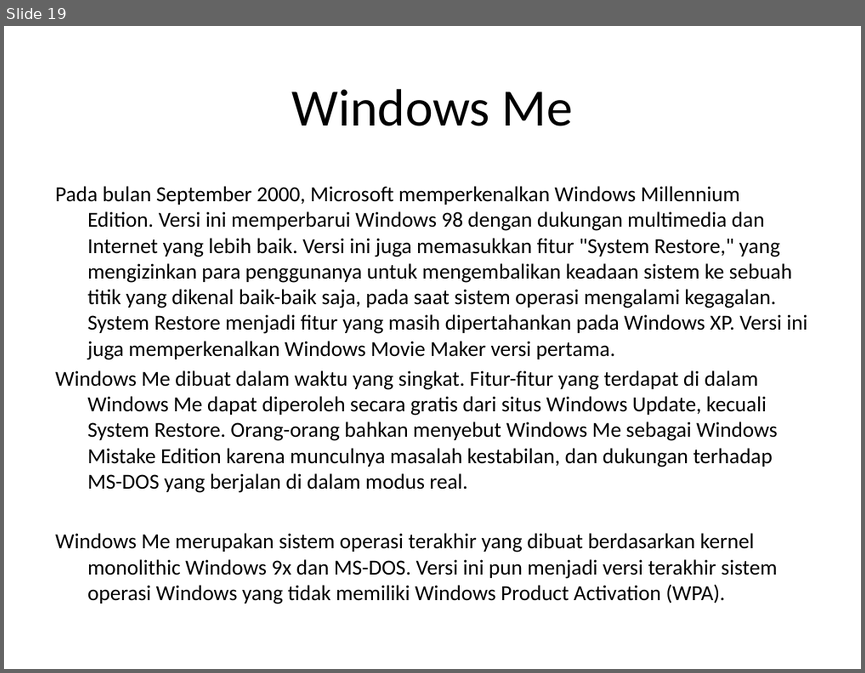
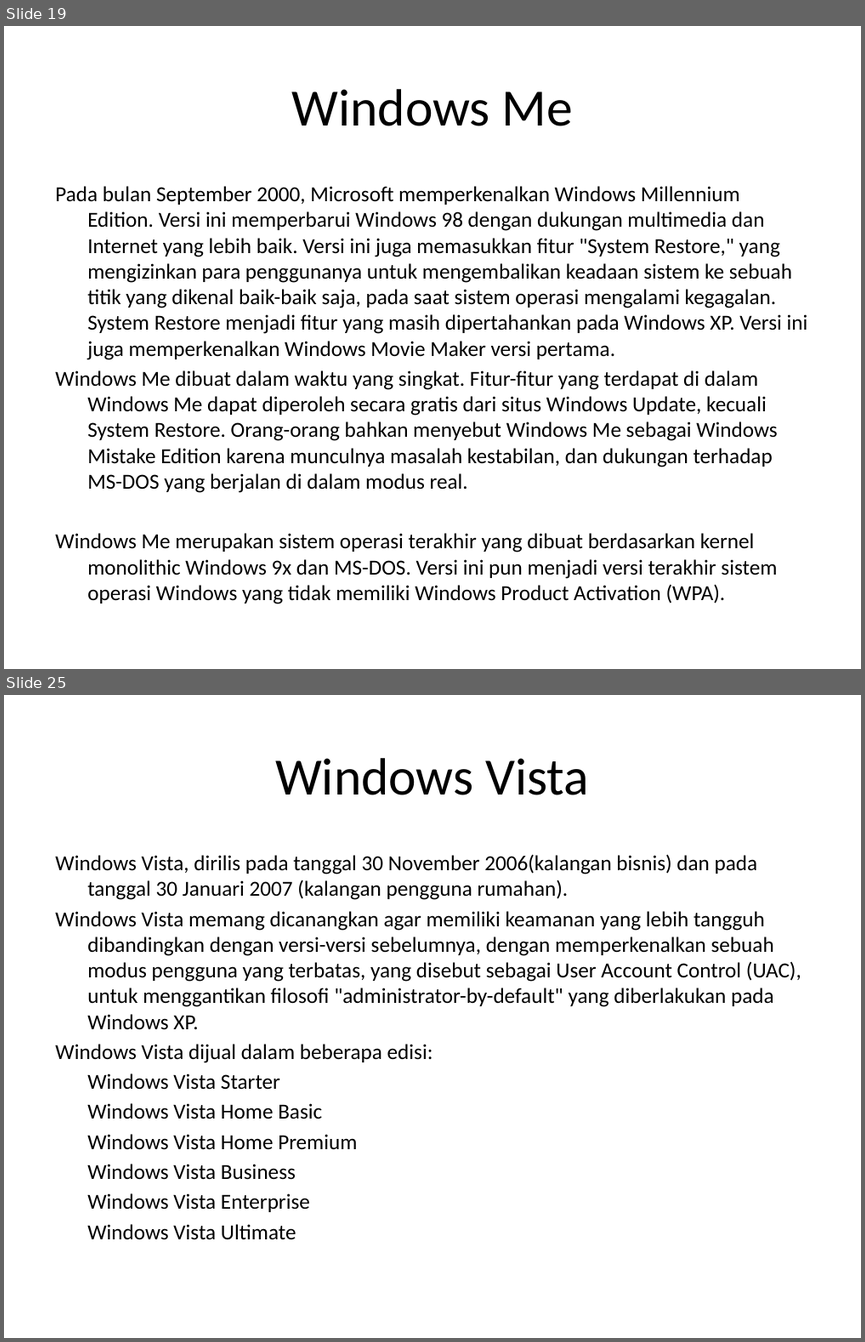
Before and after one commit to Sejarah-Windows/FJH, a slide deck: presentasi.pptx. Shown one above the other, each under a label of ours: slide 19 before the commit, slides 19 and 25 after it; the slides between them are not shown. The pictures are 865x673 and 865x1342 pixels, drawn with LibreOffice and Linux fonts; fonts in the diff are those of the drawing. Boxes give left, top, right and bottom in pixels: in the first picture for what was removed or moved away, otherwise in the second. Text is boxed around its words. In the diff, an @@ line names an element or a change of style, - is before the commit and + after.

```diff
--- a/presentasi.pptx
+++ b/presentasi.pptx
@@ slide 25 added at box(4, 695, 861, 1338), background #FFFFFF @@
@@ title added at box(275, 758, 590, 795), 44 pt, text #000000 @@
+Windows Vista
@@ text added at box(55, 854, 801, 1240), 18 pt, text #000000 @@
+Windows Vista, dirilis pada tanggal 30 November 2006(kalangan bisnis) dan pada tanggal 30 Januari 2007 (kalangan pengguna rumahan).
+Windows Vista memang dicanangkan agar memiliki keamanan yang lebih tangguh dibandingkan dengan versi-versi sebelumnya, dengan memperkenalkan sebuah modus pengguna yang terbatas, yang disebut sebagai User Account Control (UAC), untuk menggantikan filosofi "administrator-by-default" yang diberlakukan pada Windows XP.
+Windows Vista dijual dalam beberapa edisi:
+Windows Vista Starter
+Windows Vista Home Basic
+Windows Vista Home Premium
+Windows Vista Business
+Windows Vista Enterprise
+Windows Vista Ultimate
```
Also in this commit, not shown: 1 slide changed, 17 other slides added, 1 other file.
